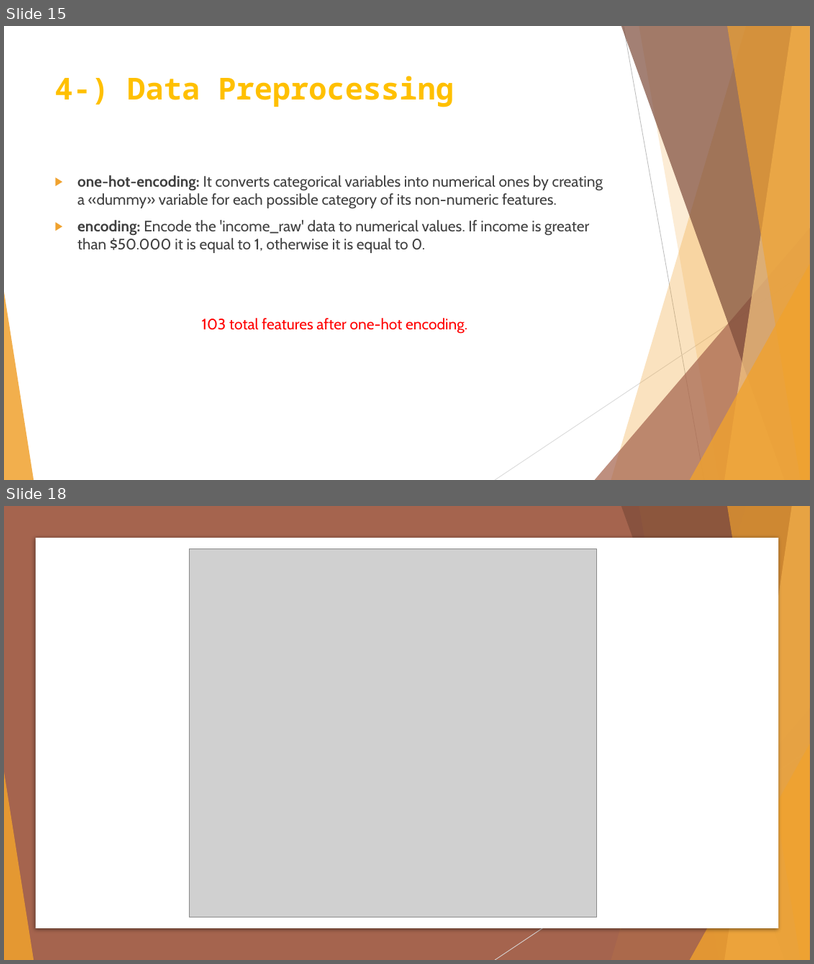
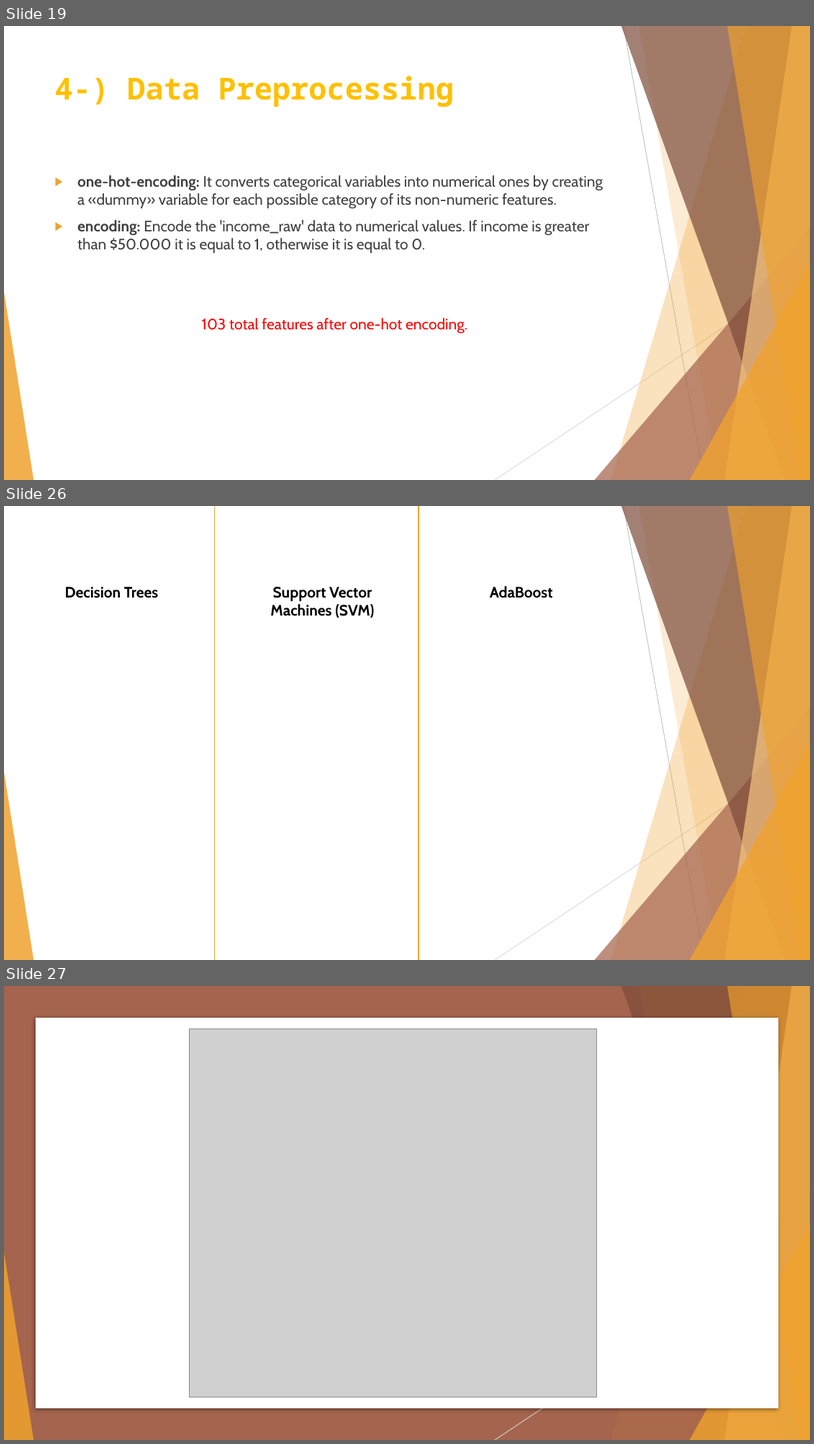
Before and after one commit to badicev/finding_donors, a slide deck: MLCharity-BaşakDilaraÇevik.pptx. Shown one above the other, each under a label of ours: slides 15 and 18 before the commit, slides 19, 26 and 27 after it; the slides between them are not shown. The pictures are 814x964 and 814x1444 pixels, drawn with LibreOffice and Linux fonts; fonts in the diff are those of the drawing; grey boxes stand for pictures. Boxes give left, top, right and bottom in pixels: in the first picture for what was removed or moved away, otherwise in the second. Text is boxed around its words. In the diff, an @@ line names an element or a change of style, - is before the commit and + after.

```diff
--- a/MLCharity-BaşakDilaraÇevik.pptx
+++ b/MLCharity-BaşakDilaraÇevik.pptx
@@ slide 26 added at <box>4,506,810,960</box>, background #FFFFFF; not listed: 10 template elements that a slide beside it also shows @@
@@ line added from (214, 506) to (214, 960), #F0A22E 1 pt @@
@@ line added from (419, 506) to (419, 960), #F0A22E 1 pt @@
@@ text added at <box>65,587,158,598</box>, 18 pt, text #000000, bold @@
+Decision Trees
@@ text added at <box>270,587,374,618</box>, 18 pt, text #000000, bold @@
+Support Vector Machines (SVM)
@@ text added at <box>490,586,553,598</box>, 18 pt, text #000000, bold @@
+AdaBoost
@@ what was slide 15 is now slide 19 @@
@@ what was slide 18 is now slide 27 @@
```
Also in this commit, not shown: 8 slides changed, 12 other slides added, 4 slides removed, 41 other files.
